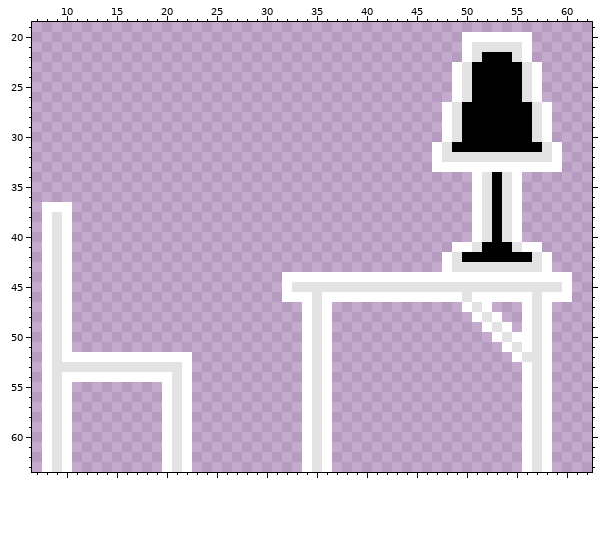
A pixel-art file gets an edit: entities/guide_seat.aseprite. The picture above was drawn from the file before the commit.
96x64 pixels, 1 frame. Shown: x 7..62, y 19..63.
Now the later version:
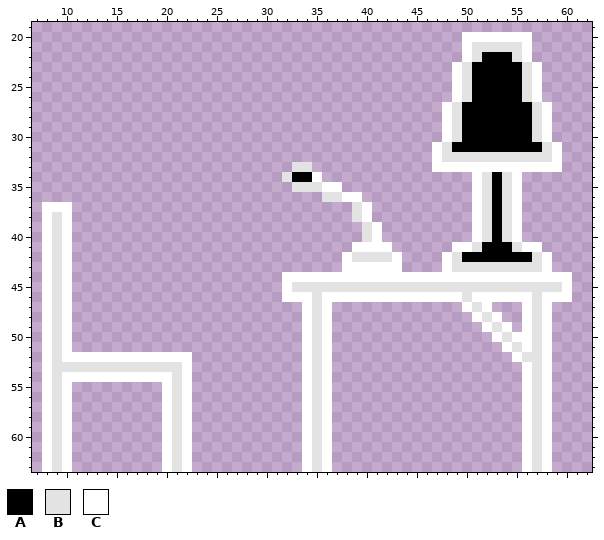
Palette (. is transparent): A #000000  B #e3e3e3  C #ffffff
The exact change:
Changed rows in their new state; - is an unchanged pixel.
Layer "Layer 1":
first column x 32:
33 -BB---------
34 BAAC--------
35 -BBBCC------
36 ----BBCC----
37 -------BC---
38 -------BC---
39 --------BC--
40 --------BC--
41 -------CCCC-
42 ------CBBBBC
43 ------CCCCCC
Pixel boxes of the changes (left, top, right, bottom) in both pictures:
added: (282, 162, 402, 272)
